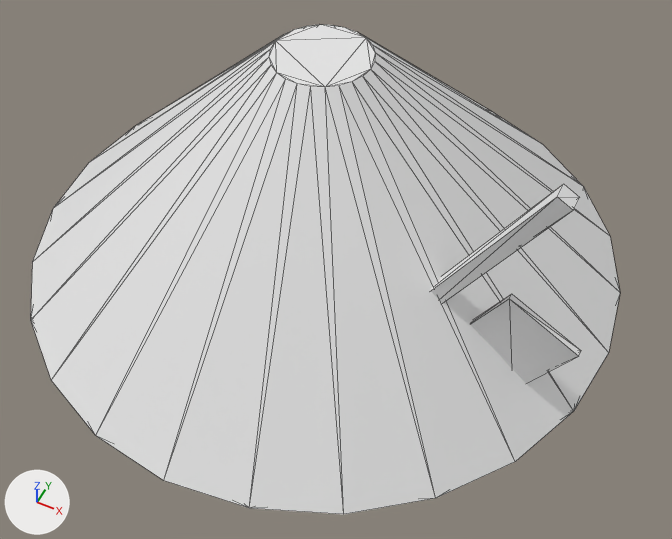
Before and after pictures for a commit that changed the glTF model godot/assets3d/props/sawdust_pile.glb.
Rendered twice from a 50 mm lens placed at (1.02, -1.96, 2.36), pointed at (0.16, -0.24, 0.21). The lights are fixed; the arrows at lower left show +X, +Y and +Z. The picture after the commit comes second. Mesh edges are drawn as thin lines. Vertices at exactly the same position are counted once.

Before the edit, the objects in view are built like this:
```python
me_me_529 = bpy.data.meshes.new('me.529')
me_me_529.from_pydata(...)  # 64 vertices, 116 faces; spans x -1.0..1.0, y -1.0..1.0, z 0.0..0.86
ob_ob = bpy.data.objects.new('ob', me_me_529)
ob_ob.location = (0.0, 0.0, 0.0)
```
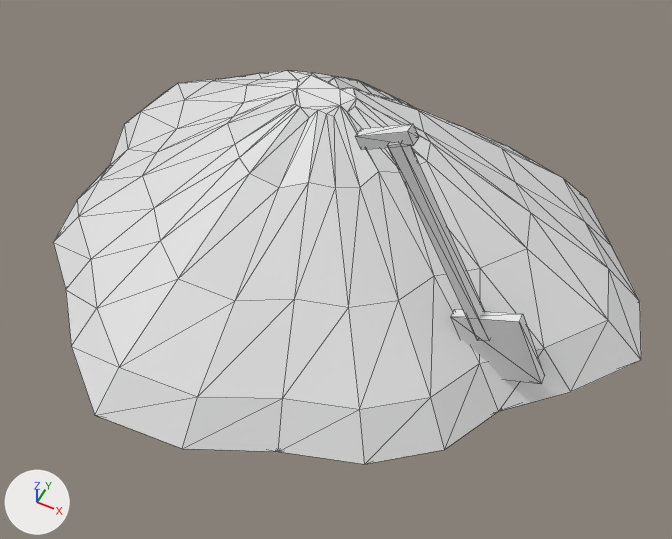
Changed parts and their boxes (x1, y1, x2, y2) in the pictures (672 x 539 px; the box of a moved part takes in the faces that stretch with it):
'ob', reshaped (19% shorter)
    before: (31, 25, 620, 514)
    after: (53, 70, 641, 464)
part 1 of me_me_529, moved or reshaped
    before: (431, 184, 580, 303)
    after: (387, 143, 490, 341)
part 2 of me_me_529, moved or reshaped
    before: (471, 294, 581, 383)
    after: (451, 309, 545, 384)
part 3 of me_me_529, rebuilt (19% shorter)
    before: (31, 25, 620, 514)
    after: (53, 70, 641, 464)
part 4 of me_me_529, added
    after: (355, 123, 419, 150)

The edits, one by one:
me_me_529 is used by ob_ob; location (0.0, 0.0, 0.0).
me_me_529 had 64 vertices, 116 faces and spanned x -1.0..1.0, y -1.0..1.0, z 0.0..0.86.
me_me_529 now has 256 vertices, 440 faces and spans x -0.99..1.1, y -0.92..0.84, z 0.0..0.9.
me_me_529 part 1: the loose piece of 8 vertices spanning x 0.38..0.82, y -0.33..-0.28, z 0.14..0.86 is multiplied about its middle by the matrix ((-0.194, 0.762, -0.335), (-0.74, 0.0, 0.427), (0.381, 0.387, 0.66)), then moved by (-0.09, 0.0, 0.05).
me_me_529 part 2: the loose piece of 8 vertices spanning x 0.57..0.93, y -0.31..-0.29, z 0.06..0.44 is turned -54 degrees about the y axis through its middle and scaled by 0.838, then moved by (-0.04, 0.0, -0.04).
me_me_529 part 3: the loose piece of 48 vertices spanning x -1.0..1.0, y -1.0..1.0, z 0.0..0.8 is rebuilt with 120 vertices and now spans x -0.99..1.1, y -0.92..0.84, z 0.02..0.67.
Part 4, on me_me_529:
112 vertices are added at x -0.81..0.78, y -0.69..0.75, z 0.0..0.9.
168 new faces join them.
Other edits to the shape of me_me_529 do not show in these pictures.
